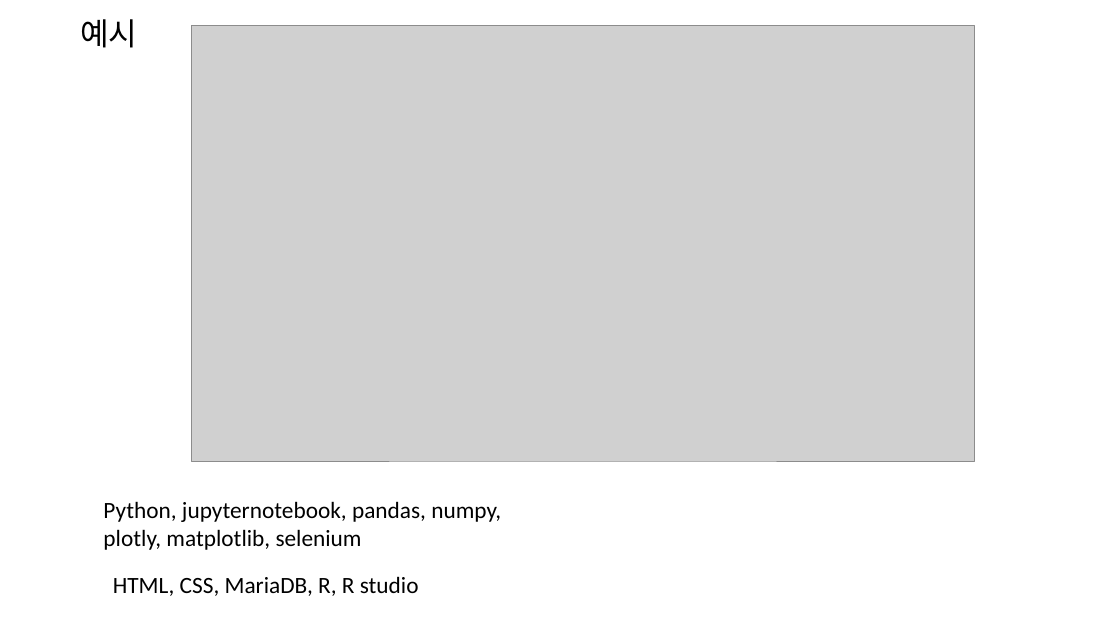
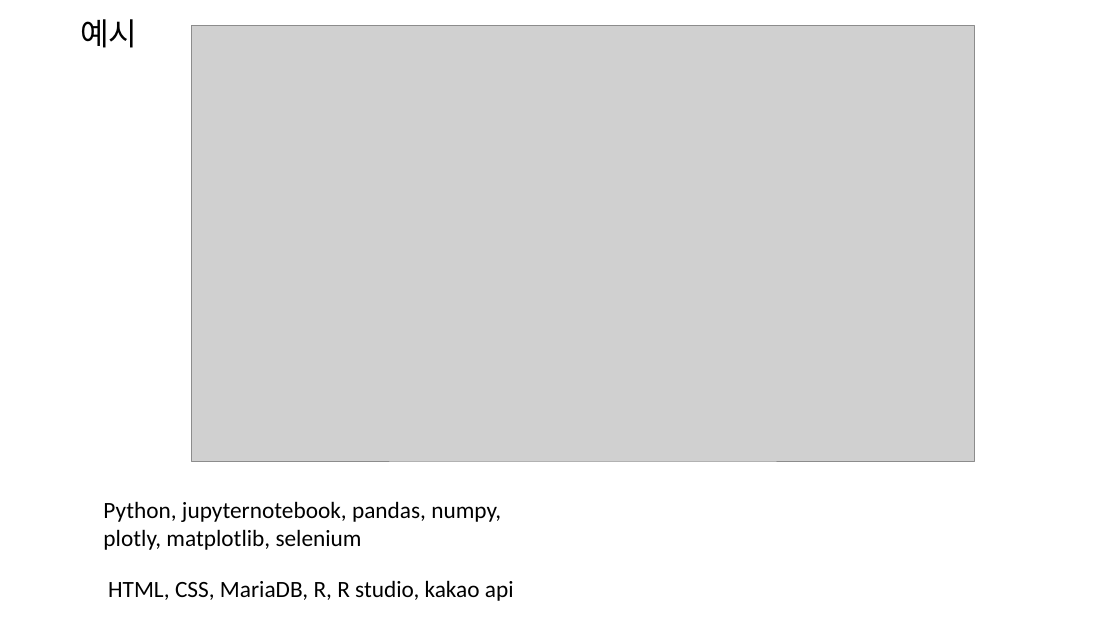
Before and after one commit to naleetwo/MidtermProject, a slide deck: slide 18 of PPT/2팀 중간프로젝트.pptx (slide 11 before the commit). Drawn at 1120x630 pixels with LibreOffice and Linux fonts; fonts in the diff are those of the drawing; grey boxes stand for pictures. Boxes give left, top, right and bottom in pixels: in the first picture for what was removed or moved away, otherwise in the second. Text is boxed around its words. In the diff, an @@ line names an element or a change of style, - is before the commit and + after.

```diff
--- a/PPT/2팀 중간프로젝트.pptx
+++ b/PPT/2팀 중간프로젝트.pptx
@@ text at [108,580,514,601]: text changed @@
-HTML, CSS, MariaDB, R, R studio
+HTML, CSS, MariaDB, R, R studio, kakao api
```
Also in this commit, not shown: 1 other slide changed, 8 slides added, 2 slides removed.
